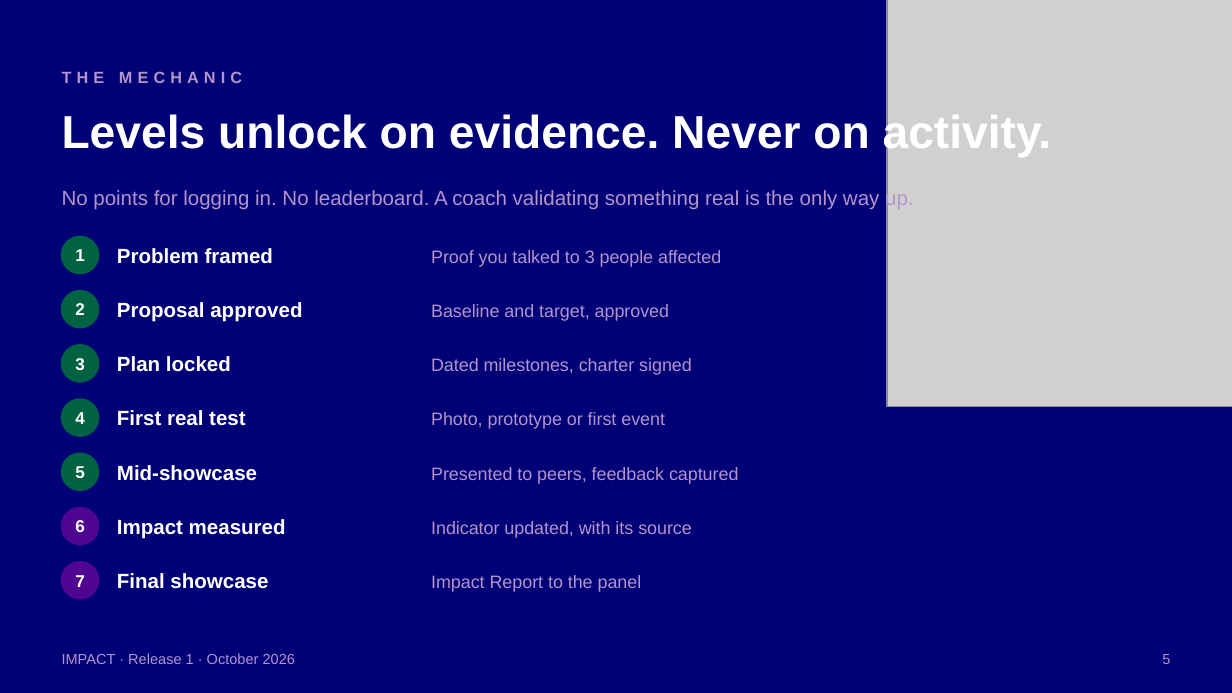
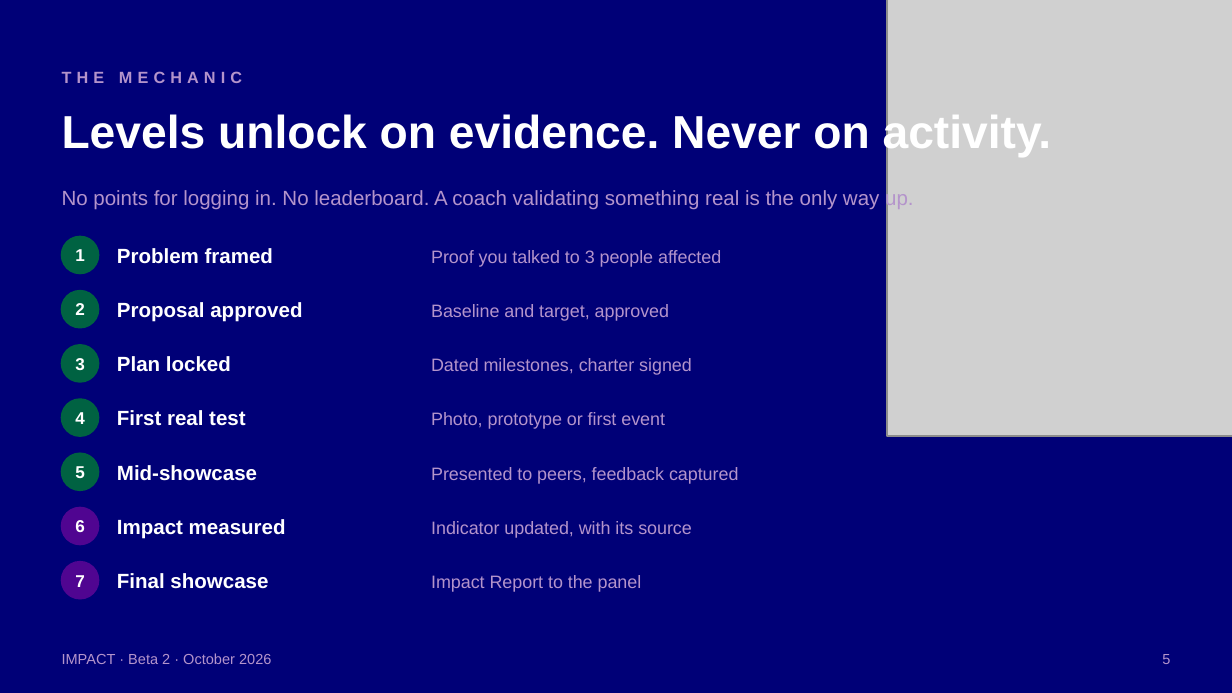
Before and after one commit to alexandermalinsky-brutal-guet-ag/eastwood-impact-lms, a slide deck: slide 5 of docs/IMPACT-Release-1-Demo.pptx. Drawn at 1232x693 pixels with LibreOffice and Linux fonts; fonts in the diff are those of the drawing; grey boxes stand for pictures. Boxes give left, top, right and bottom in pixels: in the first picture for what was removed or moved away, otherwise in the second. Text is boxed around its words. In the diff, an @@ line names an element or a change of style, - is before the commit and + after.

```diff
--- a/docs/IMPACT-Release-1-Demo.pptx
+++ b/docs/IMPACT-Release-1-Demo.pptx
@@ picture: place and size @@
-picture at (887, 0, 1232, 407)
+picture at (887, 0, 1232, 436)
@@ text at (62, 653, 271, 664): text changed @@
-IMPACT · Release 1 · October 2026
+IMPACT · Beta 2 · October 2026
```
Also in this commit, not shown: 12 other slides changed, 2 slides added, 1 slide removed.
